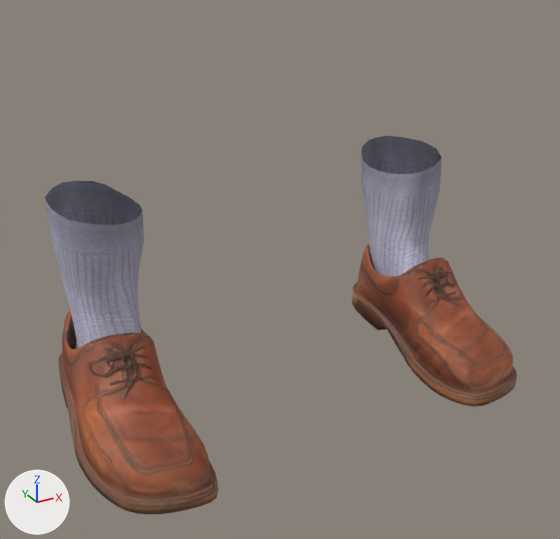
The glTF model app/assets/humans/female/shoes01.glb: old version first, new version second.
Camera for both pictures: a 50 mm camera at (-0.331, -0.657, 0.425) aimed at (-0.018, -0.089, 0.14). The lights are fixed; the arrows at lower left show +X, +Y and +Z. The first picture is the older version. Vertices at exactly the same position are counted once.

Objects in the first picture: 'part_shoes01'.
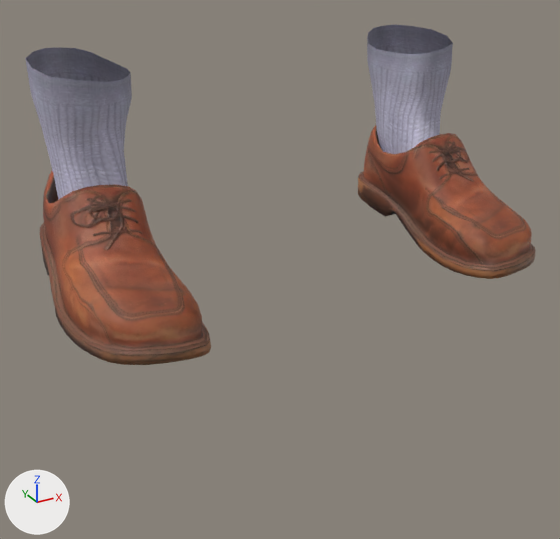
The newer file adds a shape key; the second version is drawn at full value of the shape key 'legs_short' of 'part_shoes01', and the change is written as the vertex moves it makes.

Where the change shows, as pixel boxes [x1, y1, x2, y2] in the pictures (560 x 539 px; the box of a moved part takes in the faces that stretch with it):
'part_shoes01', reshaped (8% wider, 10% shorter): before [45, 136, 517, 514]; after [25, 25, 536, 365]
part 1 of me_shoes01, moved or reshaped: before [352, 243, 517, 407]; after [358, 126, 536, 279]
part 2 of me_shoes01, moved or reshaped: before [59, 310, 218, 514]; after [40, 171, 211, 365]
part 3 of me_shoes01, moved or reshaped: before [361, 136, 442, 277]; after [367, 25, 453, 154]
part 4 of me_shoes01, moved or reshaped: before [45, 181, 144, 349]; after [25, 47, 132, 200]

The edits, one by one:
me_shoes01 is used by ob_part_shoes01; location (0.0, 0.0, 0.0).
me_shoes01 had 1722 vertices, 3320 faces and spanned x -0.222..0.222, y -0.2..0.029, z 0.001..0.216.
me_shoes01 now has 1722 vertices, 3320 faces and spans x -0.223..0.223, y -0.2..0.029, z 0.135..0.333.
me_shoes01 part 1: the loose piece of 717 vertices spanning x 0.123..0.222, y -0.2..0.029, z 0.001..0.105 is moved by (0.001, 0.0, 0.134).
me_shoes01 part 2: the loose piece of 717 vertices spanning x -0.222..-0.123, y -0.2..0.029, z 0.001..0.105 is moved by (-0.001, 0.0, 0.134).
me_shoes01 part 3: 144 of 1722 vertices moved; they spanned x 0.124..0.203, y -0.097..0.027, z 0.029..0.216 and now span x 0.125..0.204, y -0.097..0.027, z 0.163..0.333; mean shift (0.001, 0.0, 0.131); largest move (0.14, -0.088, 0.051) -> (0.141, -0.088, 0.185).
me_shoes01 part 4: 144 of 1722 vertices moved; they spanned x -0.203..-0.124, y -0.097..0.027, z 0.029..0.216 and now span x -0.204..-0.125, y -0.097..0.027, z 0.163..0.333; mean shift (-0.001, 0.0, 0.131); largest move (-0.14, -0.088, 0.051) -> (-0.141, -0.088, 0.185).
